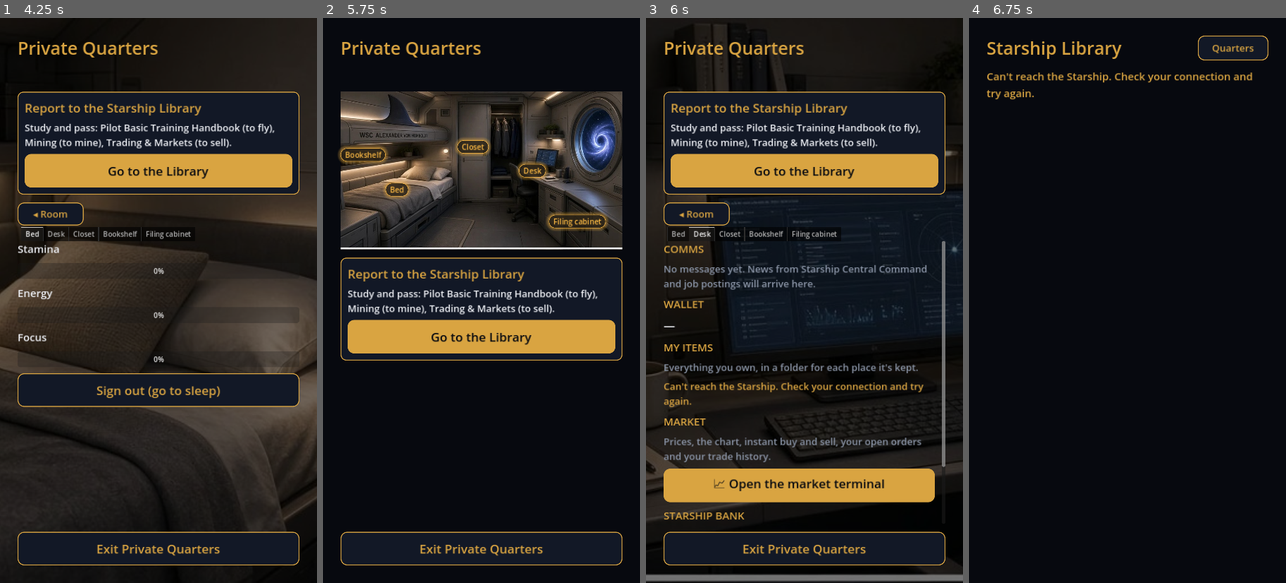
Above: before the commit, frames 1-4 (left to right).
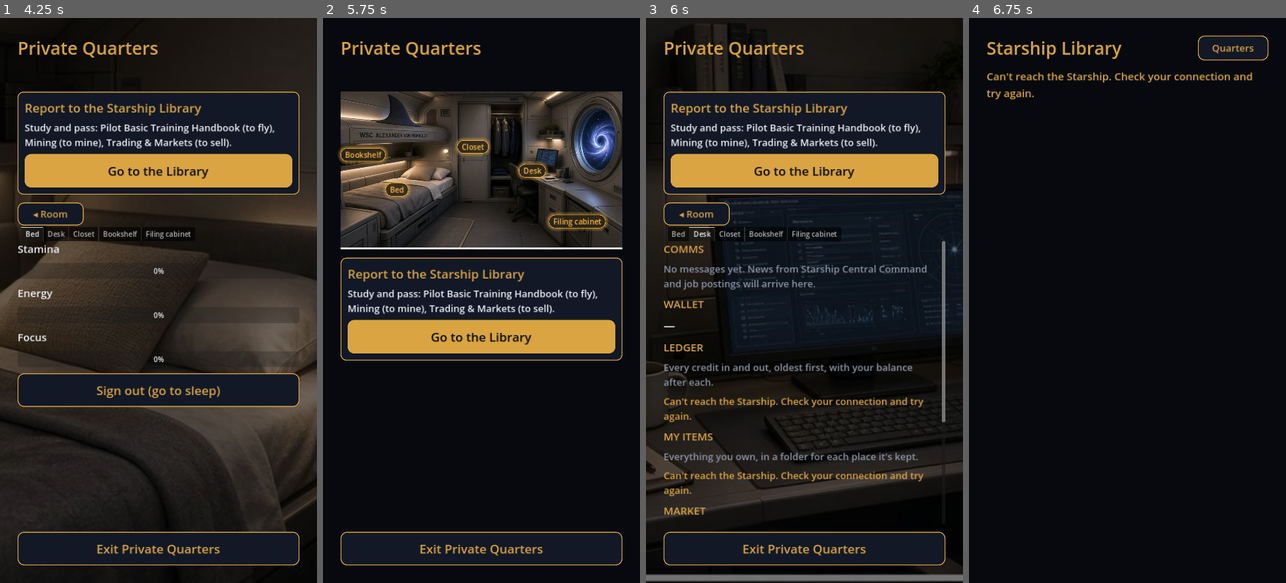
Above: after the commit, the same moments.

Repository: ProjectEvolutionEVE/stardust-server
Game: Godot game, scene res://scenes/quarters.tscn
Two runs of this game, one before a commit and one after it. Both use one fixed random seed, a clock stepped at 60 frames per second and the inputs below. This scene is started directly instead of the project's main scene.
Inputs:
- Up to frame 1 (4.25 s): click "Go to the Library" at 0.5 s; click "Quarters" at 1.25 s; click "Go to the Library" at 2 s; click "Quarters" at 2.75 s; click "Bed" at 3.5 s
- Up to frame 2 (5.75 s): click "Go to the Library" at 4.25 s; click "Quarters" at 5 s
- Up to frame 3 (6 s): click "Desk" at 5.75 s
- Up to frame 4 (6.75 s): click "Go to the Library" at 6.5 s

Frames 1-2 are identical in both runs. In frame 3, 8.6% of the frame differs, in the area x 5-95%, y 57-89%; in frame 4, nothing differs.

Commit message:
Godot Desk: the ledger, every credit in and out with a description, the running balance on each line and the balance at the bottom (Eric 10-25)
Co-Authored-By: Claude Opus 5.5 <noreply@anthropic.com>

Diff:
--- a/godot/scripts/desk.gd
+++ b/godot/scripts/desk.gd
@@ -44,6 +44,12 @@
 	body.add_child(_heading("WALLET"))
 	var wallet := Ui.label("Loading…", 26)
 	body.add_child(wallet)
+	body.add_child(_heading("LEDGER"))
+	body.add_child(Ui.label("Every credit in and out, oldest first, with your balance after each.", 22, Ui.MUTED))
+	var ledger := VBoxContainer.new()
+	ledger.add_theme_constant_override("separation", 4)
+	body.add_child(ledger)
+	_ledger(ledger)
 	body.add_child(_heading("MY ITEMS"))
 	body.add_child(Ui.label("Everything you own, in a folder for each place it's kept.", 22, Ui.MUTED))
 	var items := VBoxContainer.new()
@@ -73,6 +79,63 @@
 	tops.sort_custom(_by_place)
 	for p in tops:
 		items.add_child(_folder(p, all, 0))
+
+
+## The ledger (Eric 10-25): monies in, monies out, a description and the running balance on every line, and the
+## balance at the bottom. From the server's credit history (GET /api/dfg/history, the last 50 entries).
+const LEDGER_WHAT := {"start": "Starting credits", "bank_deposit": "Deposit to the Starship Bank",
+	"bank_withdraw": "Withdrawal from the Starship Bank", "bank_loan": "Loan from the Starship Bank", "bank_repay": "Loan payment",
+	"blueprint_print": "Printing blueprint copies", "auction_fee": "WSC auction fee"}
+
+
+func _ledger(box: VBoxContainer) -> void:
+	var r := await Api.call_api("GET", "/api/dfg/history")
+	if not r.ok:
+		box.add_child(Ui.label(r.error, 22, Ui.GOLD))
+		return
+	var rows: Array = r.data.get("history", [])
+	if rows.is_empty():
+		box.add_child(Ui.label("No transactions yet.", 22, Ui.MUTED))
+		return
+	rows.reverse()
+	box.add_child(_ledger_row("Date", "Description", "In", "Out", "Balance", Ui.MUTED))
+	for e in rows:
+		var ch := int(e.change)
+		box.add_child(_ledger_row(str(e.at).substr(5, 5).replace("-", "/"), _describe(e), Ui.num(ch) if ch > 0 else "",
+			Ui.num(-ch) if ch < 0 else "", Ui.num(e.balance_after), Ui.TEXT))
+	var line := ColorRect.new()
+	line.color = Ui.MUTED
+	line.custom_minimum_size = Vector2(0, 2)
+	box.add_child(line)
+	box.add_child(_ledger_row("", "Balance", "", "", Ui.num(rows[-1].balance_after), Ui.GOLD))
+
+
+func _describe(e: Dictionary) -> String:
+	var ref: Dictionary = e.get("ref", {})
+	var ch := int(e.change)
+	match str(e.reason):
+		"trade":
+			return ("Sold " if ch > 0 else "Bought ") + "%s × %s" % [str(ref.get("qty", "")), str(ref.get("item", "")).capitalize()]
+		"auction":
+			return "Blueprint copy sold at auction" if ch > 0 else "Won a blueprint copy at auction"
+	return LEDGER_WHAT.get(str(e.reason), str(e.reason).capitalize())
+
+
+func _ledger_row(date: String, what: String, cin: String, cout: String, bal: String, c: Color) -> HBoxContainer:
+	var h := HBoxContainer.new()
+	h.add_theme_constant_override("separation", 8)
+	for cell in [[date, 70, c, HORIZONTAL_ALIGNMENT_LEFT], [what, 0, c, HORIZONTAL_ALIGNMENT_LEFT],
+			[cin, 96, Ui.GREEN if c == Ui.TEXT else c, HORIZONTAL_ALIGNMENT_RIGHT],
+			[cout, 96, Color("e5605a") if c == Ui.TEXT else c, HORIZONTAL_ALIGNMENT_RIGHT], [bal, 110, c, HORIZONTAL_ALIGNMENT_RIGHT]]:
+		var l := Ui.label(cell[0], 18, cell[2])
+		l.horizontal_alignment = cell[3]
+		if cell[1] > 0:
+			l.custom_minimum_size = Vector2(cell[1], 0)
+			l.autowrap_mode = TextServer.AUTOWRAP_OFF
+		else:
+			l.size_flags_horizontal = Control.SIZE_EXPAND_FILL
+		h.add_child(l)
+	return h
 
 
 func _heading(t: String) -> Label:
